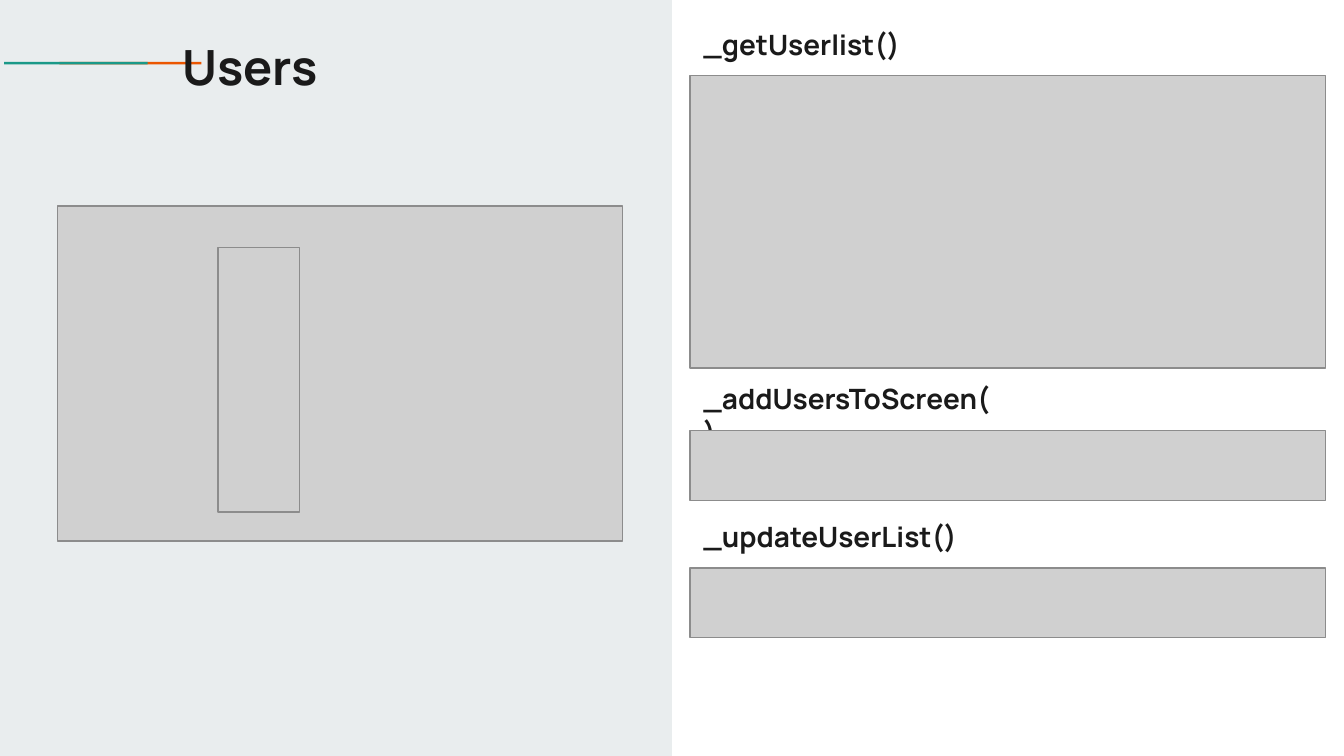
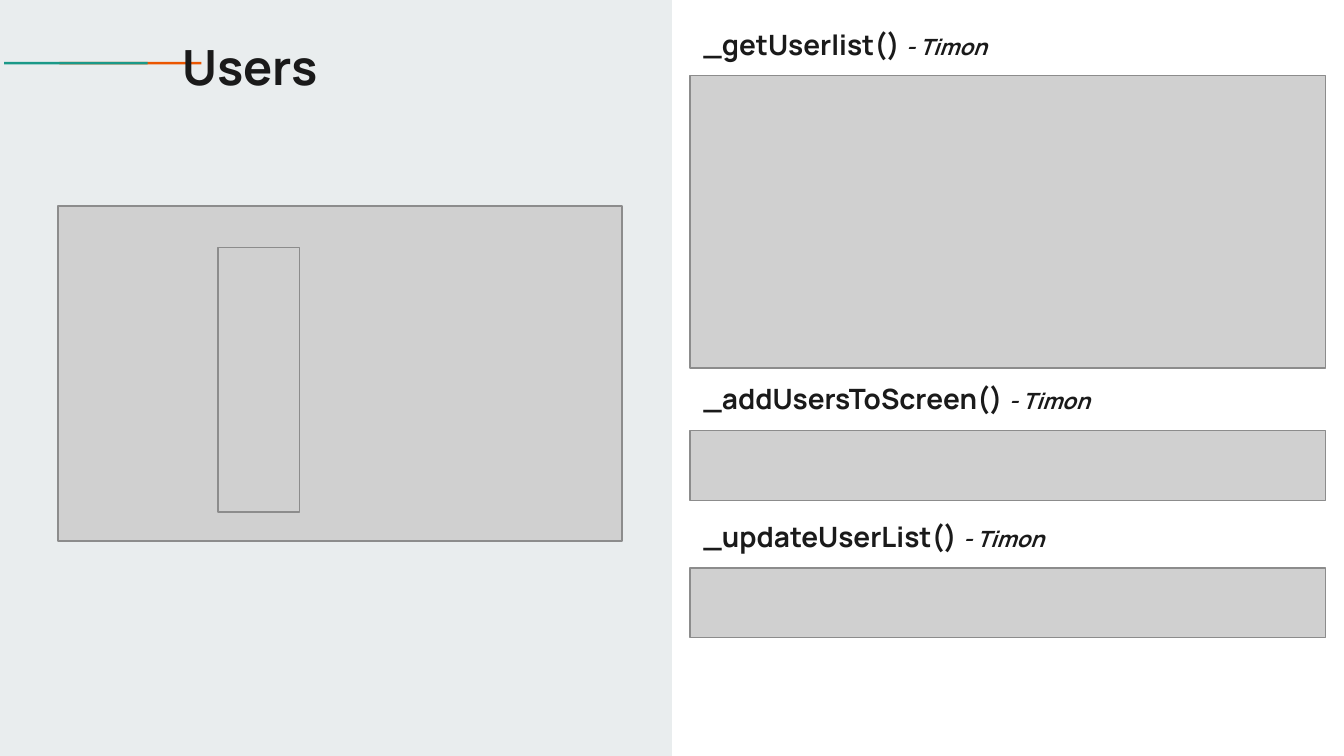
Before and after one commit to jantiegges/AWSys, a slide deck: slide 15 of HA 01/WhatsChat_1.pptx. Drawn at 1344x756 pixels with LibreOffice and Linux fonts; fonts in the diff are those of the drawing; grey boxes stand for pictures. Boxes give left, top, right and bottom in pixels: in the first picture for what was removed or moved away, otherwise in the second. Text is boxed around its words. In the diff, an @@ line names an element or a change of style, - is before the commit and + after.

```diff
--- a/HA 01/WhatsChat_1.pptx
+++ b/HA 01/WhatsChat_1.pptx
@@ title at [703, 31, 987, 62]: text changed @@
-_getUserlist()
+_getUserlist() - Timon
@@ title at [703, 385, 1090, 414]: text changed @@
-_addUsersToScreen()
+_addUsersToScreen() - Timon
@@ title at [703, 523, 1045, 554]: text changed @@
-_updateUserList()
+_updateUserList() - Timon
```
Also in this commit, not shown: 18 other slides changed, 1 other file.
